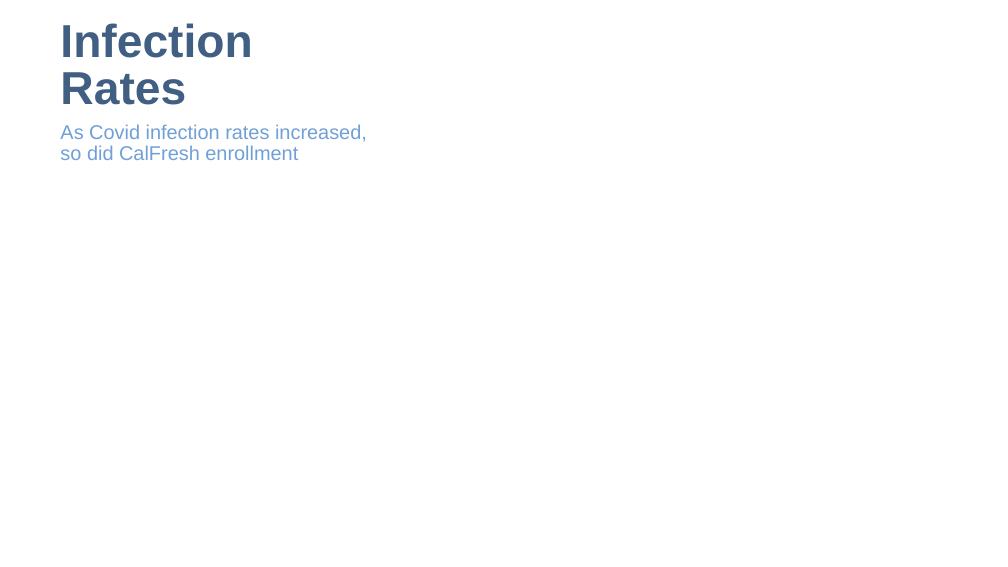
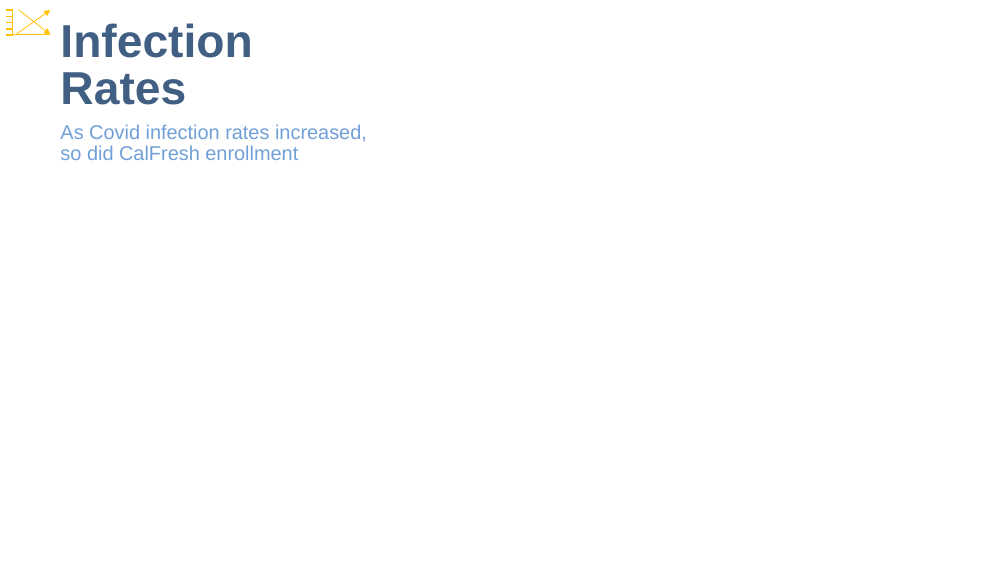
Before and after one commit to speedracer05/Covid_CalFresh, a slide deck: slide 7 of Presentation/Covid_CalFresh_v.01.pptx. Drawn at 1008x567 pixels with LibreOffice and Linux fonts; fonts in the diff are those of the drawing. Boxes give left, top, right and bottom in pixels: in the first picture for what was removed or moved away, otherwise in the second. Text is boxed around its words. In the diff, an @@ line names an element or a change of style, - is before the commit and + after.

```diff
--- a/Presentation/Covid_CalFresh_v.01.pptx
+++ b/Presentation/Covid_CalFresh_v.01.pptx
@@ group added at (6, 10, 51, 36): 7 lines, 2 arrows @@
```
Also in this commit, not shown: 2 other slides changed, 1 slide added, 1 slide removed, 1 other file.
